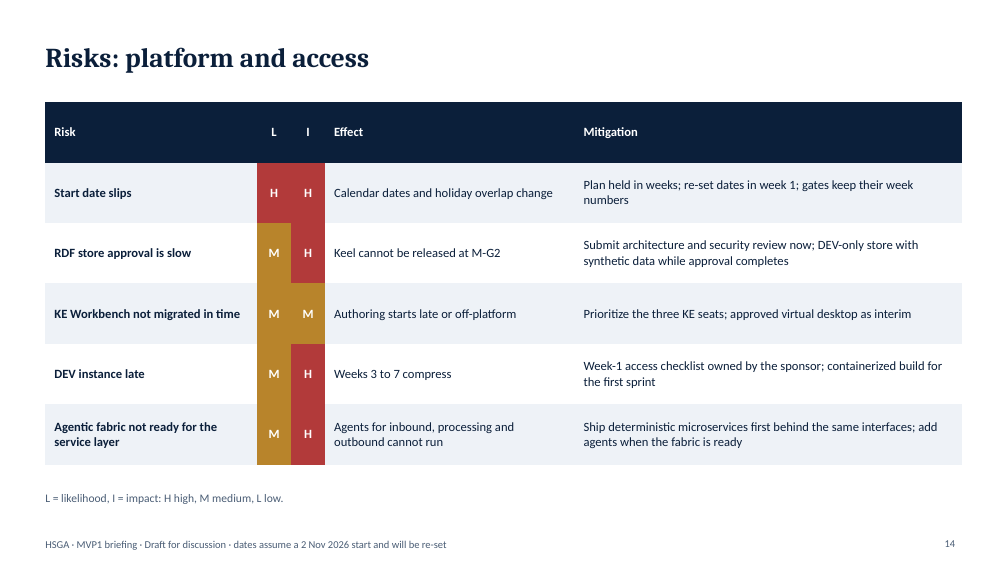
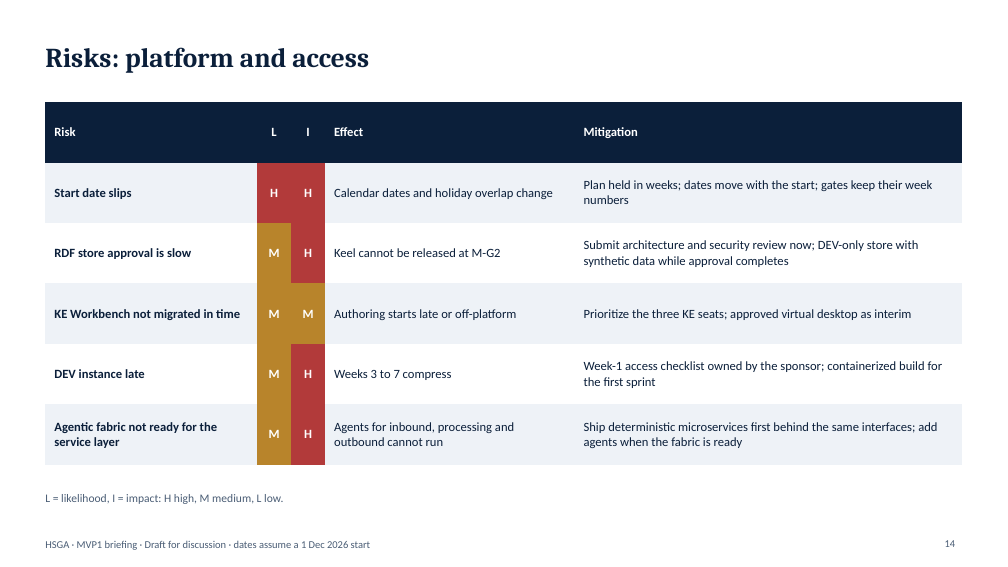
Before and after one commit to jeffw5/Knowledge-Engineering, a slide deck: slide 14 of KE Roadmap/MVP1/HSGA_MVP1_Briefing.pptx. Drawn at 1008x567 pixels with LibreOffice and Linux fonts; fonts in the diff are those of the drawing. Boxes give left, top, right and bottom in pixels: in the first picture for what was removed or moved away, otherwise in the second. Text is boxed around its words. In the diff, an @@ line names an element or a change of style, - is before the commit and + after.

```diff
--- a/KE Roadmap/MVP1/HSGA_MVP1_Briefing.pptx
+++ b/KE Roadmap/MVP1/HSGA_MVP1_Briefing.pptx
@@ table at box(45, 102, 963, 452) @@
-row 2, column 5: Plan held in weeks; re-set dates in week 1; gates keep their week numbers
+row 2, column 5: Plan held in weeks; dates move with the start; gates keep their week numbers
@@ text at box(45, 540, 370, 550): text changed @@
-HSGA · MVP1 briefing · Draft for discussion · dates assume a 2 Nov 2026 start and will be re-set
+HSGA · MVP1 briefing · Draft for discussion · dates assume a 1 Dec 2026 start
```
Also in this commit, not shown: 17 other slides changed, 17 other files.
